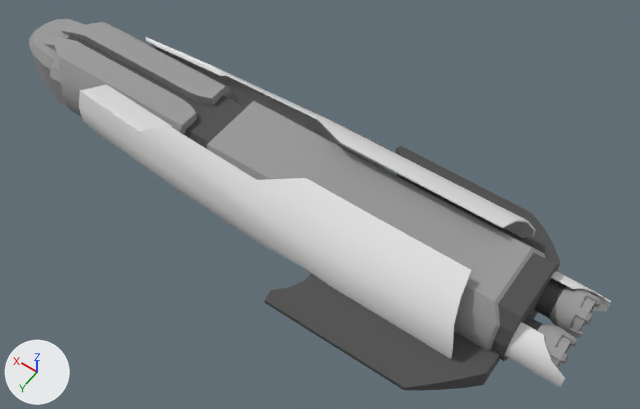
An edit to the FBX model Assets/Ships/Medium_01.FBX, drawn before and after from the same camera.
Before and after are seen from a 50 mm camera at (-0.75, 1.007, 1.542) aimed at (-0.029, -0.003, -0.045). Every picture has the same lights, and +X, +Y and +Z are marked at lower left. Where no turn or scale is listed for an object, it has been applied to the vertices. Vertices at the same position are counted once.
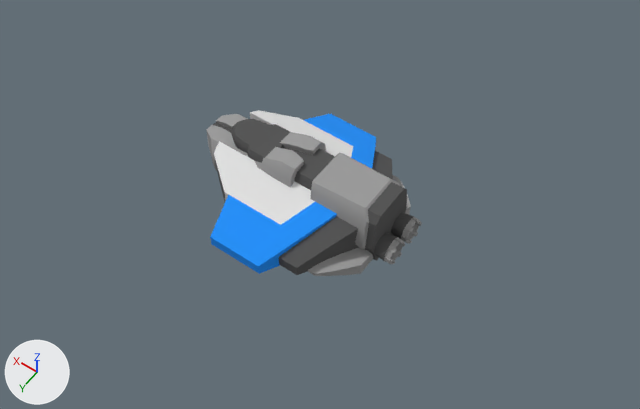
What changed in the scene script:
```text
Add mat_06___default:
    mat_06___default = principled_material('06 - Default')
    mat_06___default.base_color = (0.0, 0.278, 0.992)  # blue #0090fe
    mat_06___default.roughness = 0.859
Change me_object003_ncl1_1:
    used by ob_object003; location = (-0.606, 0.0, -0.006); rotation_euler = (-1.571, 0.0, -1.571), in degrees (-90, 0, -90); scale = (0.00458, 0.00458, 0.00458)
    remove me_object003_ncl1_1.from_pydata(...)  # 504 vertices, 992 faces; spans x -23.8..23.8, y -11.7..11.7, z -15.3..15.3
    add me_object003_ncl1_1.from_pydata(...)  # 600 vertices, 1164 faces; spans x -3.3..49.6, y -22.6..22.6, z -5.6..11.0
    me_object003_ncl1_1 part 1: the loose piece of 44 vertices spanning x -23.8..-13.8, y -11.7..11.7, z -15.3..15.3 is deleted
    me_object003_ncl1_1 part 2: 460 vertices removed from x -22.4..23.8, y -11.7..11.7, z -15.3..15.3; 600 vertices added at x -3.3..49.6, y -22.6..22.6, z -5.6..11.0
    add me_object003_ncl1_1.materials.append(mat_06___default)  # blue #0090fe
Remove ob_box005:
    ob_box005 = bpy.data.objects.new('Box005', me_box005_ncl1_1)
    ob_box005.location = (0.682, 0.0, -0.055)
Remove ob_cylinder002:
    ob_cylinder002 = bpy.data.objects.new('Cylinder002', me_cylinder002_ncl1_1)
    ob_cylinder002.location = (-0.549, 0.0, -0.006)
Remove ob_box006:
    ob_box006 = bpy.data.objects.new('Box006', me_box006_ncl1_1)
    ob_box006.location = (-0.326, 0.19, -0.089)
Change ob_object003:
    ob_object003.rotation_euler: (-1.571, 0.0, -1.571) -> (0.0, 0.0, 0.0)  # degrees (-90, 0, -90) -> degrees (0, 0, 0)
    ob_object003.location: (-0.606, 0.0, -0.006) -> (-0.226, 0.0, -0.004)
    ob_object003.scale: (0.00458, 0.00458, 0.00458) -> (0.01, 0.01, 0.01)
Remove ob_object001:
    ob_object001 = bpy.data.objects.new('Object001', me_object001_ncl1_1)
    ob_object001.location = (-0.736, 0.0, -0.006)
```

Location of each change, [x1, y1, x2, y2] in pixels of the pictures (640 x 409 px; the box of a moved part takes in the faces that stretch with it):
'Object001', deleted: before [79, 37, 535, 359]
'Cylinder002', deleted: before [44, 22, 559, 361]
    faces in mat_02___default (grey #9a9a9a): [44, 22, 545, 350]
    faces in mat_05___default (dark grey #4f4f4f): [66, 35, 559, 361]
'Object003', reshaped, moved, rescaled, turned: before [505, 271, 611, 388]; after [206, 110, 422, 276]
'Box006', deleted: before [264, 146, 560, 391]
'Box005', deleted: before [29, 19, 85, 108]
part 1 of me_object003_ncl1_1, deleted: before [505, 322, 565, 388]
part 2 of me_object003_ncl1_1, moved or reshaped: before [522, 271, 611, 368]; after [206, 110, 422, 276]
